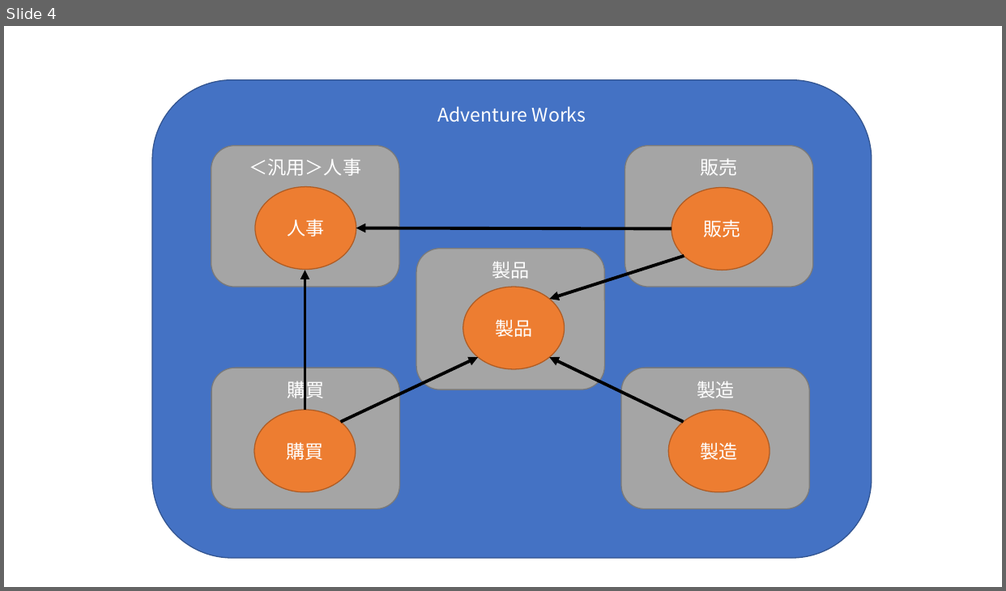
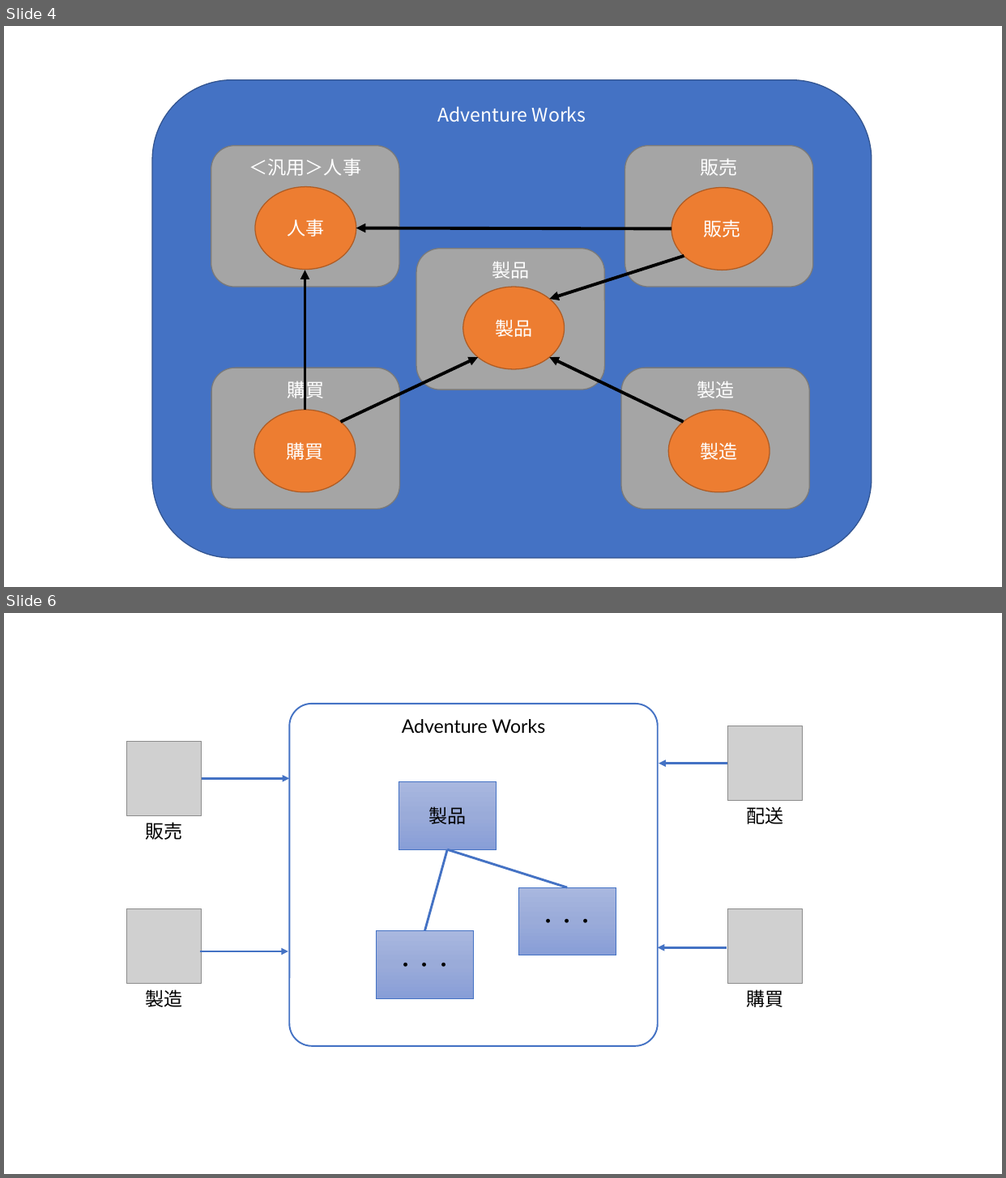
Before and after one commit to nuitsjp/WpfArchitecture2022Article, a slide deck: AdventureWorks.pptx. Shown one above the other, each under a label of ours: slide 4 before the commit, slides 4 and 6 after it; the slides between them are not shown. The pictures are 1006x591 and 1006x1178 pixels, drawn with LibreOffice and Linux fonts; fonts in the diff are those of the drawing; grey boxes stand for pictures. Boxes give left, top, right and bottom in pixels: in the first picture for what was removed or moved away, otherwise in the second. Text is boxed around its words. In the diff, an @@ line names an element or a change of style, - is before the commit and + after.

```diff
--- a/AdventureWorks.pptx
+++ b/AdventureWorks.pptx
@@ slide 6 added at <box>4,613,1002,1174</box>, background #FFFFFF @@
@@ rounded rectangle added at <box>289,704,658,1046</box>, outline #4472C4 1.5 pt @@
@@ text added at <box>402,719,545,733</box>, 18 pt, text #000000 @@
+Adventure Works
@@ picture added at <box>728,726,803,801</box> @@
@@ picture added at <box>127,741,202,815</box> @@
@@ arrow added from (202, 778) to (289, 778), #4472C4 2.25 pt @@
@@ rectangle added at <box>398,782,496,850</box>, fill gradient #A8B7DF to #9AABD9 to #889ED7, outline #4472C4 0.5 pt, 18 pt, text #000000 @@
+製品
@@ arrow added from (728, 764) to (659, 764), #4472C4 2.25 pt @@
@@ text added at <box>746,807,783,824</box>, 18 pt, text #000000 @@
+配送
@@ text added at <box>145,822,182,840</box>, 18 pt, text #000000 @@
+販売
@@ line added from (424, 931) to (447, 850), #4472C4 2.25 pt @@
@@ line added from (567, 888) to (447, 850), #4472C4 2.25 pt @@
@@ rectangle added at <box>518,888,616,955</box>, fill gradient #A8B7DF to #9AABD9 to #889ED7, outline #4472C4 0.5 pt, 18 pt, text #000000 @@
+・・・
@@ picture added at <box>127,909,202,983</box> @@
@@ picture added at <box>728,909,803,983</box> @@
@@ arrow added from (200, 952) to (288, 952), #4472C4 2.25 pt @@
@@ rectangle added at <box>376,931,473,999</box>, fill gradient #A8B7DF to #9AABD9 to #889ED7, outline #4472C4 0.5 pt, 18 pt, text #000000 @@
+・・・
@@ arrow added from (727, 948) to (658, 948), #4472C4 2.25 pt @@
@@ text added at <box>145,990,182,1007</box>, 18 pt, text #000000 @@
+製造
@@ text added at <box>746,990,783,1007</box>, 18 pt, text #000000 @@
+購買
```
Also in this commit, not shown: 3 other slides added, 12 other files.
